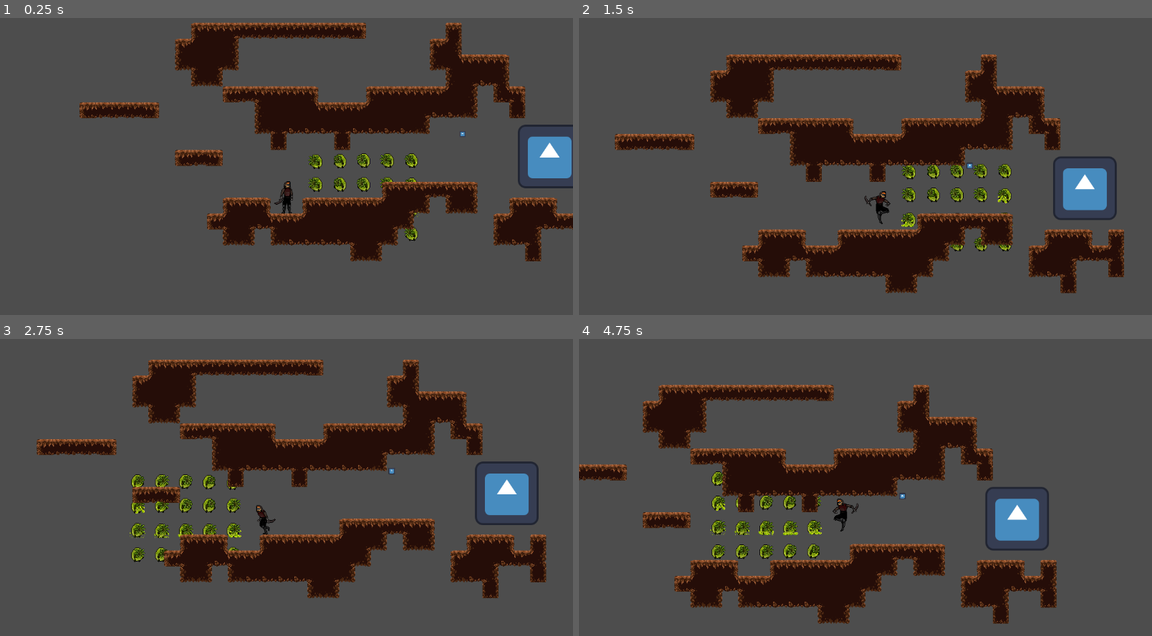
Above: before the commit, frames 1-4 (two rows, left to right).
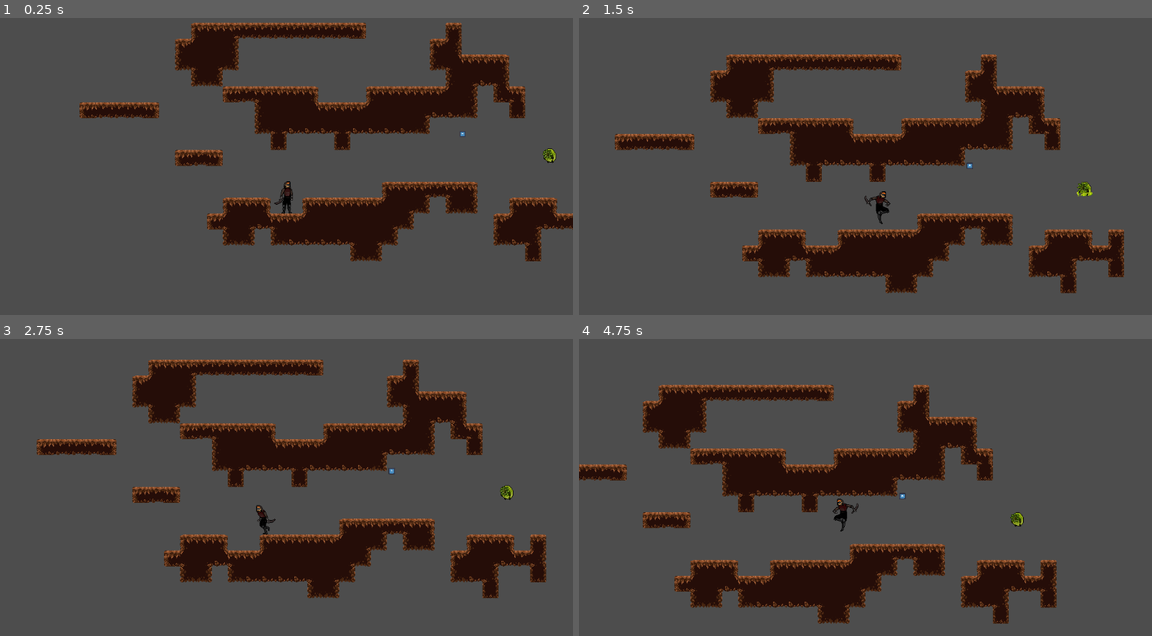
Above: after the commit, the same moments.

Repository: mlaikhram/metroidvania-month-24
Game: Godot game, scene res://scenes/levels/user_dagger_level.tscn
Two runs of this game, one before a commit and one after it. Both use one fixed random seed, a clock stepped at 60 frames per second and the inputs below. This scene is started directly instead of the project's main scene. The engine's default icon, where the game draws it, is replaced by a stand-in: a white triangle on a blue panel in a dark square.
Inputs (mouse positions are in pixels of both pictures, inside the frame that each line leads up to):
- Up to frame 1 (0.25 s): no input
- Up to frame 2 (1.5 s): tap Enter at 0.5 s; move the mouse to (991, 136) at 0.52 s; hold Right (player_right) from 0.53 s (still down); click (991, 136) at 0.6 s; tap Space (player_jump) at 0.77 s; move the mouse to (750, 169) at 1.27 s; right-click (750, 169) at 1.35 s
- Up to frame 3 (2.75 s): tap Space (player_jump) at 1.52 s; move the mouse to (343, 404) at 2.02 s; release Right (player_right) at 2.03 s; hold Left (player_left) from 2.03 s (still down); click (343, 404) at 2.1 s
- Up to frame 4 (4.75 s): move the mouse to (836, 537) at 2.77 s; release Left (player_left) at 2.78 s; hold Right (player_right) 2.78-4.28 s; right-click (836, 537) at 2.85 s; tap Space (player_jump) at 3.02, 3.77, 4.52 s; move the mouse to (1037, 523) at 3.52 s; click (1037, 523) at 3.6 s; move the mouse to (693, 428) at 4.27 s; hold Left (player_left) from 4.28 s (still down); right-click (693, 428) at 4.35 s

The runs differ from the first frame. In frame 1, 2.1% of the frame differs, in the area x 53-100%, y 35-76%; in frame 2, 2.5%; in frame 3, 2.7%, in the area x 22-94%, y 41-76%; in frame 4, 2.7%.

Commit message:
fixed dagger user and updated test enemy sprite

Diff:
--- a/scenes/characters/user_dagger.tscn
+++ b/scenes/characters/user_dagger.tscn
@@ -7,7 +7,6 @@
 [ext_resource type="Texture2D" uid="uid://cx28w8n6wihjt" path="res://art/characters/user_dagger/A_Dagger_Run.png" id="6_lmrdc"]
 [ext_resource type="Texture2D" uid="uid://dmyrw3kx3c1pl" path="res://art/characters/user_dagger/PE_DaggerAttack.png" id="8_hhmkf"]
 [ext_resource type="Texture2D" uid="uid://celj80ff56yjs" path="res://art/characters/user_dagger/A_Dagger_Idle.png" id="8_wvd0f"]
-[ext_resource type="Texture2D" uid="uid://3mwd2ns3dc65" path="res://art/enemies/A_Parasite_Idle.png" id="10_t6lhu"]
 [ext_resource type="Script" path="res://scripts/Hitbox2D.gd" id="11_psxss"]
 [ext_resource type="Script" path="res://scripts/Hurtbox2D.gd" id="12_i4vrl"]
 
@@ -244,7 +243,3 @@
 [node name="CollisionShape2D" type="CollisionShape2D" parent="Hurtbox2D"]
 position = Vector2(0, -32)
 shape = SubResource("CapsuleShape2D_s0agw")
-
-[node name="AParasiteIdle" type="Sprite2D" parent="."]
-position = Vector2(155, -33)
-texture = ExtResource("10_t6lhu")
--- a/scenes/test_enemy.tscn
+++ b/scenes/test_enemy.tscn
@@ -1,8 +1,156 @@
-[gd_scene load_steps=6 format=3 uid="uid://2ovn5am2t187"]
+[gd_scene load_steps=27 format=3 uid="uid://2ovn5am2t187"]
 
-[ext_resource type="Texture2D" uid="uid://c18hc6t0e1846" path="res://icon.svg" id="1_2b18g"]
 [ext_resource type="Script" path="res://scripts/ImmovableEnemy.gd" id="2_gum71"]
+[ext_resource type="Texture2D" uid="uid://qhrqyq83jlo0" path="res://art/enemies/A_Parasite_Idle.png" id="2_myqcu"]
 [ext_resource type="Script" path="res://scripts/Hurtbox2D.gd" id="3_y57jq"]
+
+[sub_resource type="AtlasTexture" id="AtlasTexture_stb8c"]
+atlas = ExtResource("2_myqcu")
+region = Rect2(0, 0, 48, 48)
+
+[sub_resource type="AtlasTexture" id="AtlasTexture_jobs5"]
+atlas = ExtResource("2_myqcu")
+region = Rect2(48, 0, 48, 48)
+
+[sub_resource type="AtlasTexture" id="AtlasTexture_1vxcq"]
+atlas = ExtResource("2_myqcu")
+region = Rect2(96, 0, 48, 48)
+
+[sub_resource type="AtlasTexture" id="AtlasTexture_0r2n4"]
+atlas = ExtResource("2_myqcu")
+region = Rect2(144, 0, 48, 48)
+
+[sub_resource type="AtlasTexture" id="AtlasTexture_qlag5"]
+atlas = ExtResource("2_myqcu")
+region = Rect2(192, 0, 48, 48)
+
+[sub_resource type="AtlasTexture" id="AtlasTexture_uvlf8"]
+atlas = ExtResource("2_myqcu")
+region = Rect2(0, 48, 48, 48)
+
+[sub_resource type="AtlasTexture" id="AtlasTexture_ndarx"]
+atlas = ExtResource("2_myqcu")
+region = Rect2(48, 48, 48, 48)
+
+[sub_resource type="AtlasTexture" id="AtlasTexture_4nml6"]
+atlas = ExtResource("2_myqcu")
+region = Rect2(96, 48, 48, 48)
+
+[sub_resource type="AtlasTexture" id="AtlasTexture_8ux33"]
+atlas = ExtResource("2_myqcu")
+region = Rect2(144, 48, 48, 48)
+
+[sub_resource type="AtlasTexture" id="AtlasTexture_ji85t"]
+atlas = ExtResource("2_myqcu")
+region = Rect2(192, 48, 48, 48)
+
+[sub_resource type="AtlasTexture" id="AtlasTexture_hd8xu"]
+atlas = ExtResource("2_myqcu")
+region = Rect2(0, 96, 48, 48)
+
+[sub_resource type="AtlasTexture" id="AtlasTexture_xr35o"]
+atlas = ExtResource("2_myqcu")
+region = Rect2(48, 96, 48, 48)
+
+[sub_resource type="AtlasTexture" id="AtlasTexture_0gfwo"]
+atlas = ExtResource("2_myqcu")
+region = Rect2(96, 96, 48, 48)
+
+[sub_resource type="AtlasTexture" id="AtlasTexture_bbgtr"]
+atlas = ExtResource("2_myqcu")
+region = Rect2(144, 96, 48, 48)
+
+[sub_resource type="AtlasTexture" id="AtlasTexture_uf08p"]
+atlas = ExtResource("2_myqcu")
+region = Rect2(192, 96, 48, 48)
+
+[sub_resource type="AtlasTexture" id="AtlasTexture_s1qyu"]
+atlas = ExtResource("2_myqcu")
+region = Rect2(0, 144, 48, 48)
+
+[sub_resource type="AtlasTexture" id="AtlasTexture_ngmpd"]
+atlas = ExtResource("2_myqcu")
+region = Rect2(48, 144, 48, 48)
+
+[sub_resource type="AtlasTexture" id="AtlasTexture_wgu4y"]
+atlas = ExtResource("2_myqcu")
+region = Rect2(96, 144, 48, 48)
+
+[sub_resource type="AtlasTexture" id="AtlasTexture_wn7mv"]
+atlas = ExtResource("2_myqcu")
+region = Rect2(144, 144, 48, 48)
+
+[sub_resource type="AtlasTexture" id="AtlasTexture_wga0v"]
+atlas = ExtResource("2_myqcu")
+region = Rect2(192, 144, 48, 48)
+
+[sub_resource type="SpriteFrames" id="SpriteFrames_q3pdv"]
+animations = [{
+"frames": [{
+"duration": 1.0,
+"texture": SubResource("AtlasTexture_stb8c")
+}, {
+"duration": 1.0,
+"texture": SubResource("AtlasTexture_jobs5")
+}, {
+"duration": 1.0,
+"texture": SubResource("AtlasTexture_1vxcq")
+}, {
+"duration": 1.0,
+"texture": SubResource("AtlasTexture_0r2n4")
+}, {
+"duration": 1.0,
+"texture": SubResource("AtlasTexture_qlag5")
+}, {
+"duration": 1.0,
+"texture": SubResource("AtlasTexture_uvlf8")
+}, {
+"duration": 1.0,
+"texture": SubResource("AtlasTexture_ndarx")
+}, {
+"duration": 1.0,
+"texture": SubResource("AtlasTexture_4nml6")
+}, {
+"duration": 1.0,
+"texture": SubResource("AtlasTexture_8ux33")
+}, {
+"duration": 1.0,
+"texture": SubResource("AtlasTexture_ji85t")
+}, {
+"duration": 1.0,
+"texture": SubResource("AtlasTexture_hd8xu")
+}, {
+"duration": 1.0,
+"texture": SubResource("AtlasTexture_xr35o")
+}, {
+"duration": 1.0,
+"texture": SubResource("AtlasTexture_0gfwo")
+}, {
+"duration": 1.0,
+"texture": SubResource("AtlasTexture_bbgtr")
+}, {
+"duration": 1.0,
+"texture": SubResource("AtlasTexture_uf08p")
+}, {
+"duration": 1.0,
+"texture": SubResource("AtlasTexture_s1qyu")
+}, {
+"duration": 1.0,
+"texture": SubResource("AtlasTexture_ngmpd")
+}, {
+"duration": 1.0,
+"texture": SubResource("AtlasTexture_wgu4y")
+}, {
+"duration": 1.0,
+"texture": SubResource("AtlasTexture_wn7mv")
+}, {
+"duration": 1.0,
+"texture": SubResource("AtlasTexture_wga0v")
+}],
+"loop": true,
+"name": &"default",
+"speed": 8.0
+}]
 
 [sub_resource type="RectangleShape2D" id="RectangleShape2D_qld7u"]
 size = Vector2(100, 100)
@@ -16,8 +164,10 @@
 gravity_scale = 0.0
 script = ExtResource("2_gum71")
 
-[node name="Sprite2D" type="Sprite2D" parent="."]
-texture = ExtResource("1_2b18g")
+[node name="Sprite2D" type="AnimatedSprite2D" parent="."]
+sprite_frames = SubResource("SpriteFrames_q3pdv")
+autoplay = "default"
+frame_progress = 0.800616
 
 [node name="Hurtbox2D" type="Area2D" parent="."]
 collision_layer = 0
Not shown, changed: art/enemies/A_Parasite_Idle.png.import
Not shown: 1 places in scenes/characters/user_dagger.tscn that only renumber resources
